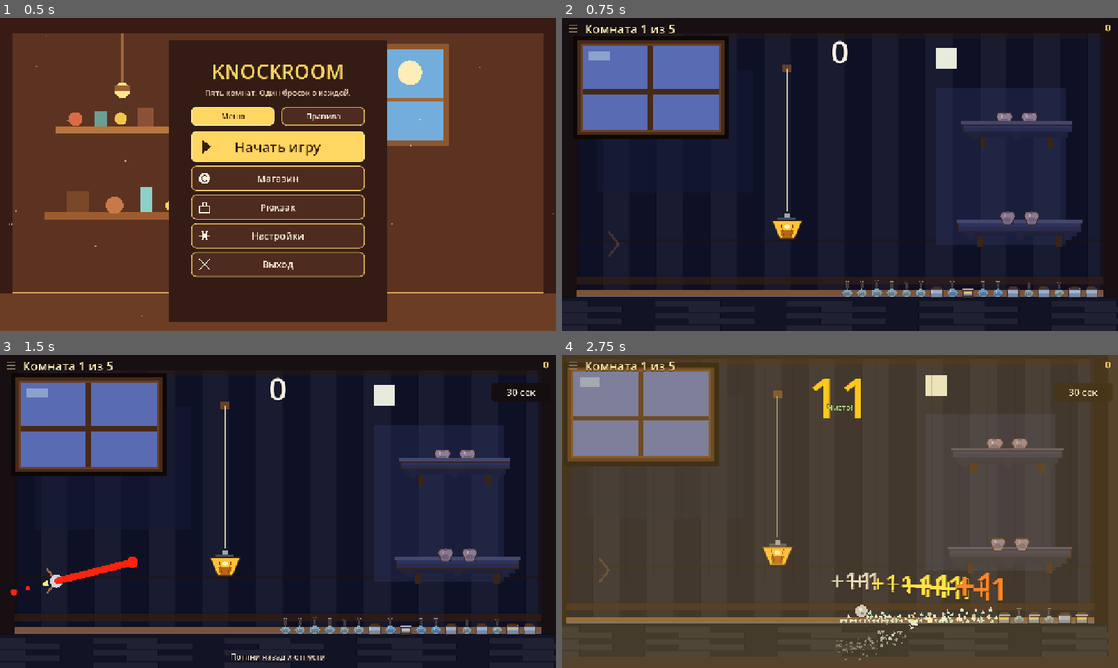
Above: before the commit, frames 1-4 (two rows, left to right).
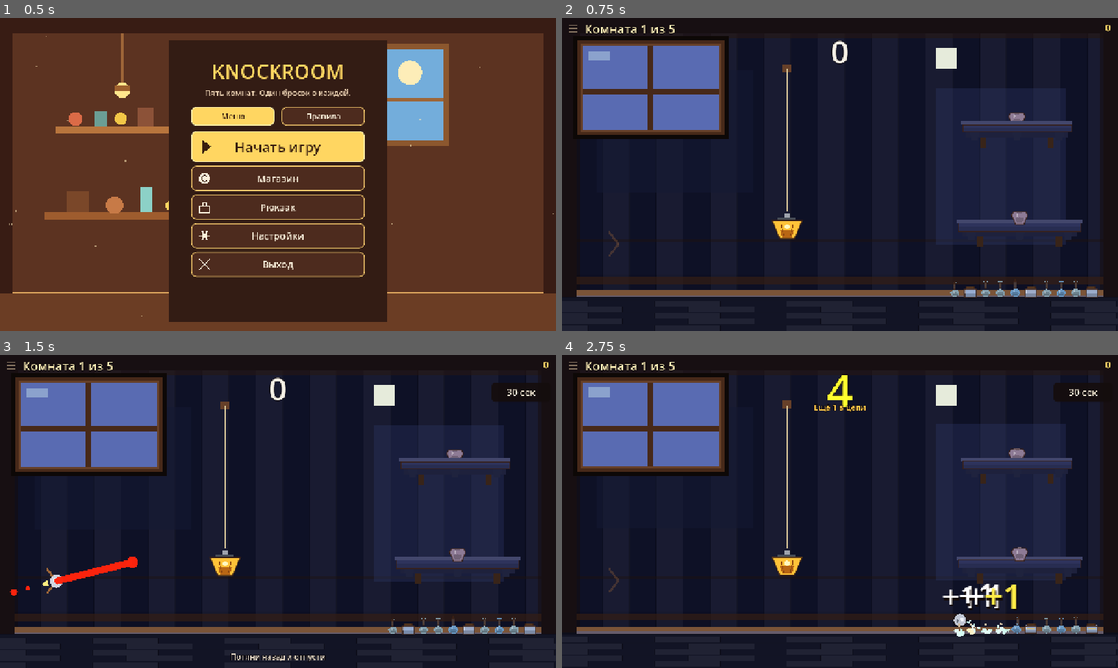
Above: after the commit, the same moments.

Repository: TAbrahamyan/knockroom
Game: Godot game, scene res://scenes/main.tscn
Two runs of this game, one before a commit and one after it. Both use one fixed random seed, a clock stepped at 60 frames per second and the inputs below.
Inputs (mouse positions are in pixels of both pictures, inside the frame that each line leads up to):
- Up to frame 1 (0.5 s): no input
- Up to frame 2 (0.75 s): click "Начать игру" at 0.5 s
- Up to frame 3 (1.5 s): tap Enter at 1.25 s; move the mouse to (400, 495) at 1.27 s; click (400, 495) at 1.42 s
- Up to frame 4 (2.75 s): drag from (728, 527) to (812, 574) at 2.02 s

Frame 1 is identical in both runs. In frame 2, 1.4% of the frame differs, in the area x 50-95%, y 30-90%; in frame 3, 1.4%; in frame 4, 100%, in the area x 0-100%, y 0-100%.

Commit message:
Cut shake, lock landscape, and lighten rooms
Shake is a tenth of the old kick. Phones stay in landscape. Rooms keep fewer loose props, shorter effects, and fewer idle redraws.

Diff:
--- a/project.godot
+++ b/project.godot
@@ -34,7 +34,7 @@
 window/size/viewport_height=720
 window/stretch/mode="canvas_items"
 window/stretch/aspect="expand"
-window/handheld/orientation=6
+window/handheld/orientation=4
 
 [editor_plugins]
 
--- a/scripts/main.gd
+++ b/scripts/main.gd
@@ -40,7 +40,7 @@
 var _shake := 0.0
 var _shake_time := 0.0
 var _shake_duration := 0.2
-var _shake_cap := 8.0
+var _shake_cap := 0.8
 var _shaking := false
 var _punch := 0.0
 var _shop
@@ -66,6 +66,7 @@
 var _rule_label: Label
 var _status_label: Label
 var _gap_label: Label
+var _gap_shown := ""
 var _timer_label: Label
 var _timer_pill: Panel
 var _timer_style: StyleBoxFlat
@@ -112,6 +113,7 @@
 var _equipped: Label
 var _money: Label
 var _excellent: ColorRect
+var _flash_tween: Tween
 var layout_name := ""
 
 @onready var thrower: Node2D = $Thrower
@@ -121,6 +123,8 @@
 
 func _ready() -> void:
 	Loadout.load_game()
+	if OS.has_feature("mobile") or OS.get_name() == "Web":
+		DisplayServer.screen_set_orientation(DisplayServer.SCREEN_SENSOR_LANDSCAPE)
 	_install_font()
 	$Camera2D.make_current()
 	thrower.stone_launched.connect(_on_stone_launched)
@@ -348,19 +352,20 @@
 func add_shake(amount: float, chain_count: int = 0) -> void:
 	if amount <= 0.15:
 		return
-	# Longer chains shake harder and a little longer. 10+ is the clip.
+	# A tenth of the old kick. The camera move is what costs a frame on the web build.
+	amount *= 0.1
 	if chain_count >= 10:
-		_shake_cap = 32.0
+		_shake_cap = 3.2
 		_shake_duration = 0.45
-		_shake = maxf(_shake, 22.0)
-		_punch = maxf(_punch, 6.0)
+		_shake = maxf(_shake, 2.2)
+		_punch = maxf(_punch, 0.6)
 	elif chain_count >= 6:
-		_shake_cap = 24.0
+		_shake_cap = 2.4
 		_shake_duration = 0.4
-		_shake = maxf(_shake, 16.0)
-		_punch = maxf(_punch, 4.0)
+		_shake = maxf(_shake, 1.6)
+		_punch = maxf(_punch, 0.4)
 	elif chain_count >= 4:
-		_shake_cap = maxf(_shake_cap, 16.0)
+		_shake_cap = maxf(_shake_cap, 1.6)
 		_shake_duration = maxf(_shake_duration, 0.32)
 	elif chain_count > 0:
 		_shake_duration = maxf(_shake_duration, SHAKE_TIME)
@@ -372,48 +377,55 @@
 func add_hit_shake(speed: float) -> void:
 	if speed < 540.0:
 		return
-	if _shake > 6.0 and _shake_time > 0.1:
+	if _shake > 0.6 and _shake_time > 0.1:
 		return
 	var amount := clampf((speed - 540.0) / 160.0, 1.5, 7.0)
 	if speed >= 900.0:
-		_shake_cap = maxf(_shake_cap, 18.0)
+		_shake_cap = maxf(_shake_cap, 1.8)
 		_shake_duration = maxf(_shake_duration, 0.28)
-		_punch = maxf(_punch, 12.0)
+		_punch = maxf(_punch, 1.2)
 	add_shake(amount, 0)
 
 
 func add_sweet_shake() -> void:
 	_sweet_hit = true
-	_shake_cap = maxf(_shake_cap, 15.0)
+	_shake_cap = maxf(_shake_cap, 1.5)
 	_shake_duration = maxf(_shake_duration, 0.34)
 	add_shake(9.5, 0)
 	_refresh_rules()
 
 
 func flash_excellent() -> void:
-	if _excellent == null:
-		return
-	_excellent.color = Color(1.0, 0.78, 0.28, 0.28)
-	var tween := create_tween()
-	tween.tween_property(_excellent, "color:a", 0.0, 0.22)
+	_pulse_flash(Color(1.0, 0.78, 0.28, 0.16), 0.16)
 
 
 func flash_master() -> void:
 	if chain != null and chain.has_method("celebrate_master"):
 		chain.celebrate_master()
+	_pulse_flash(Color(1.0, 0.92, 0.45, 0.16), 0.22)
+
+
+func flash_fail() -> void:
+	_pulse_flash(Color(0.72, 0.08, 0.06, 0.28), 0.2)
+
+
+func _pulse_flash(color: Color, time: float) -> void:
 	if _excellent == null:
 		return
-	_excellent.color = Color(1.0, 0.92, 0.45, 0.28)
-	var tween := create_tween()
-	tween.tween_property(_excellent, "color:a", 0.0, 0.35)
-
-
-func flash_fail() -> void:
+	if _flash_tween != null and _flash_tween.is_valid():
+		_flash_tween.kill()
+	_excellent.visible = true
+	_excellent.color = color
+	_flash_tween = create_tween()
+	_flash_tween.tween_property(_excellent, "color:a", 0.0, time)
+	_flash_tween.finished.connect(_hide_flash)
+
+
+func _hide_flash() -> void:
 	if _excellent == null:
 		return
-	_excellent.color = Color(0.72, 0.08, 0.06, 0.55)
-	var tween := create_tween()
-	tween.tween_property(_excellent, "color:a", 0.0, 0.32)
+	_excellent.visible = false
+	_excellent.color.a = 0.0
 
 
 func _build_flash() -> void:
@@ -425,6 +437,7 @@
 	rect.set_anchors_preset(Control.PRESET_FULL_RECT)
 	rect.mouse_filter = Control.MOUSE_FILTER_IGNORE
 	rect.color = Color(1.0, 0.72, 0.22, 0.0)
+	rect.visible = false
 	layer.add_child(rect)
 	_excellent = rect
 
@@ -537,22 +550,27 @@
 func _update_shake(delta: float) -> void:
 	if _shake_time <= 0.0:
 		if _shaking:
-			camera.offset = Vector2.ZERO
+			if camera.offset != Vector2.ZERO:
+				camera.offset = Vector2.ZERO
 			_shake = 0.0
-			_shake_cap = 8.0
+			_shake_cap = 0.8
 			_shake_duration = SHAKE_TIME
 			_shaking = false
 		return
 	_shake_time = maxf(0.0, _shake_time - delta)
-	_punch = move_toward(_punch, 0.0, delta * 70.0)
+	_punch = move_toward(_punch, 0.0, delta * 40.0)
 	var mag := _shake * clampf(_shake_time / _shake_duration, 0.0, 1.0)
-	var ang := _pulse * 46.0
-	# Punch adds to the kick. A sideways vector was cancelling it.
-	camera.offset = Vector2.from_angle(ang) * (mag + _punch)
+	var kick := mag + _punch
+	var next := Vector2.ZERO
+	if kick >= 0.35:
+		next = (Vector2.from_angle(_pulse * 28.0) * kick).round()
+	if camera.offset != next:
+		camera.offset = next
 	if _shake_time == 0.0:
-		camera.offset = Vector2.ZERO
+		if camera.offset != Vector2.ZERO:
+			camera.offset = Vector2.ZERO
 		_shake = 0.0
-		_shake_cap = 8.0
+		_shake_cap = 0.8
 		_shake_duration = SHAKE_TIME
 		_punch = 0.0
 		_shaking = false
@@ -984,23 +1002,30 @@
 		return
 	var live := Loadout.run_active and phase == Phase.WATCHING and not _shop_open
 	if not live:
-		_gap_label.visible = false
+		if _gap_label.visible:
+			_gap_label.visible = false
+			_gap_shown = ""
 		return
 	var count: int = chain.count
 	var need := Loadout.chain_need()
 	if phase == Phase.SETTLED and _shown_need > 0:
 		need = _shown_need
 	var short := need - count
+	var next := ""
+	var tint := Color(1.0, 0.78, 0.28)
 	if count > 0 and (short == 1 or short == 2):
-		_gap_label.visible = true
-		_gap_label.text = Locale.format("rule.close", [short])
-		_gap_label.add_theme_color_override("font_color", Color(1.0, 0.78, 0.28))
+		next = Locale.format("rule.close", [short])
 	elif count >= need and count > 0:
-		_gap_label.visible = true
-		_gap_label.text = Locale.text("rule.clear")
-		_gap_label.add_theme_color_override("font_color", Color(0.55, 0.95, 0.62))
-	else:
-		_gap_label.visible = false
+		next = Locale.text("rule.clear")
+		tint = Color(0.55, 0.95, 0.62)
+	if next == _gap_shown:
+		return
+	_gap_shown = next
+	_gap_label.visible = next != ""
+	if next == "":
+		return
+	_gap_label.text = next
+	_gap_label.add_theme_color_override("font_color", tint)
 
 
 func _refresh_rules() -> void:
@@ -2300,7 +2325,7 @@
 
 func _fill_loose(loose: Array) -> Array:
 	# Shelves and the lamp are the room. Only barrels, cages, crates, and bottles count.
-	var target := randi_range(18, 23)
+	var target := randi_range(11, 14)
 	var made := 0
 	while loose.size() < target:
 		var body := _make_extra(made)
--- a/scripts/main_menu.gd
+++ b/scripts/main_menu.gd
@@ -407,6 +407,7 @@
 
 class DustMotes extends Control:
 	var _dust: Array = []
+	var _frame := 0
 
 	func _process(delta: float) -> void:
 		if not is_visible_in_tree() or size.x < 10.0 or size.y < 10.0:
@@ -429,7 +430,9 @@
 				p.x = clampf(p.x, 0.0, size.x)
 			mote["p"] = p
 			mote["v"] = v
-		queue_redraw()
+		_frame += 1
+		if _frame % 3 == 0:
+			queue_redraw()
 
 	func _draw() -> void:
 		for mote in _dust:
--- a/scripts/projectile.gd
+++ b/scripts/projectile.gd
@@ -493,11 +493,11 @@
 	if _flash > 0.0 and _flash_r > 0.0:
 		var t := clampf(_flash / 0.32, 0.0, 1.0)
 		var ring := Color(_tint.r, _tint.g, _tint.b, 0.38 * t)
-		draw_arc(Vector2.ZERO, lerpf(_radius + 8.0, _flash_r, 1.0 - t), 0.0, TAU, 40, ring, lerpf(2.0, 8.0, t))
+		draw_arc(Vector2.ZERO, lerpf(_radius + 8.0, _flash_r, 1.0 - t), 0.0, TAU, 16, ring, lerpf(2.0, 8.0, t))
 	if _magnet_left > 0.0:
 		var fade := clampf(_magnet_left / maxf(_magnet_duration, 0.01), 0.0, 1.0)
 		var pull := Color(_tint.r, _tint.g, _tint.b, 0.28 * fade)
-		draw_arc(Vector2.ZERO, _magnet_radius, 0.0, TAU, 48, pull, 2.0)
+		draw_arc(Vector2.ZERO, _magnet_radius, 0.0, TAU, 16, pull, 2.0)
 
 
 ## One half of a split stone. Not a prop, so it never joins the loose count.
@@ -569,4 +569,4 @@
 
 	func _draw() -> void:
 		var fade := clampf(1.0 - _age / 0.28, 0.0, 1.0)
-		draw_arc(Vector2.ZERO, lerpf(12.0, 34.0, 1.0 - fade), 0.0, TAU, 24, Color(0.95, 0.55, 0.72, 0.5 * fade), 3.0)
+		draw_arc(Vector2.ZERO, lerpf(12.0, 34.0, 1.0 - fade), 0.0, TAU, 10, Color(0.95, 0.55, 0.72, 0.5 * fade), 3.0)
--- a/scripts/prop.gd
+++ b/scripts/prop.gd
@@ -327,7 +327,7 @@
 	if not _dusted and not freeze and body.is_in_group("world") and linear_velocity.y > 130.0:
 		_dusted = true
 		var hard := linear_velocity.y > 260.0
-		var bits := 12 if hard else 8
+		var bits := 4 if hard else 2
 		var power := 42.0 if hard else 28.0
 		call_deferred("_burst", Color(0.62, 0.5, 0.36), bits, power, hard, -60.0)
 		if hard:
@@ -600,8 +600,8 @@
 	collision_mask = 0
 	visible = false
 	freeze = true
-	_burst(chip, 10, 160.0, true, 130.0)
-	_burst(Color(0.62, 0.5, 0.36), 4, 80.0, false, -120.0)
+	_burst(chip, 4, 160.0, true, 130.0)
+	_burst(Color(0.62, 0.5, 0.36), 2, 80.0, false, -120.0)
 	var round := get_tree().get_first_node_in_group("round")
 	if round and round.has_method("add_shake"):
 		round.add_shake(3.8, 0)
@@ -695,17 +695,17 @@
 func _play_hit() -> void:
 	var speed := linear_velocity.length()
 	if kind == Kind.SHELF:
-		_burst(Color(1.0, 0.7, 0.25), 14, 140.0, true)
-		_burst(Color(0.72, 0.58, 0.36), 6, 50.0, false, -40.0)
+		_burst(Color(1.0, 0.7, 0.25), 5, 140.0, true)
+		_burst(Color(0.72, 0.58, 0.36), 2, 50.0, false, -40.0)
 	elif kind == Kind.LAMP:
-		_burst(Color(1.0, 0.95, 0.55), 12, 120.0, true)
+		_burst(Color(1.0, 0.95, 0.55), 4, 120.0, true)
 	elif kind == Kind.BARREL and (speed > 120.0 or shatters):
 		var chip := Color(0.88, 0.96, 0.94) if shatters else dye
-		_burst(chip, 12, 120.0, shatters)
+		_burst(chip, 4, 120.0, shatters)
 	elif kind == Kind.CAGE and speed > 120.0:
-		_burst(dye, 12, 110.0, true)
+		_burst(dye, 4, 110.0, true)
 	elif speed > 90.0:
-		var bits := 10 if speed > 240.0 else 6
+		var bits := 4 if speed > 240.0 else 2
 		var power := 90.0 if speed > 240.0 else 60.0
 		_burst(Color(0.9, 0.8, 0.62), bits, power)
 
@@ -730,8 +730,8 @@
 	if parent == null:
 		return
 	var glass := Color(0.82, 0.98, 0.94) if look == 1 else Color(1.0, 0.94, 0.72)
-	_burst(glass, 8, 220.0, true, 140.0)
-	_burst(Color(0.78, 0.7, 0.58), 3, 80.0, false, -140.0)
+	_burst(glass, 3, 220.0, true, 140.0)
+	_burst(Color(0.78, 0.7, 0.58), 1, 80.0, false, -140.0)
 	var round := get_tree().get_first_node_in_group("round")
 	if round and round.has_method("add_shake"):
 		round.add_shake(4.2, 0)
@@ -742,9 +742,9 @@
 	visible = false
 	freeze = true
 	_settle()
-	for i in 5:
+	for i in 3:
 		var bit := GlassBit.new()
-		var dir := Vector2.from_angle(float(i) / 5.0 * TAU + randf_range(-0.25, 0.25))
+		var dir := Vector2.from_angle(float(i) / 3.0 * TAU + randf_range(-0.25, 0.25))
 		parent.add_child(bit)
 		bit.global_position = origin + dir * 18.0
 		bit.linear_velocity = carry * 0.12 + dir * randf_range(70.0, 140.0) + Vector2(0, randf_range(90.0, 180.0))
@@ -1118,12 +1118,13 @@
 
 	func setup(color: Color, count: int, power: float, shards: bool = false, down: float = 90.0) -> void:
 		if shards:
-			_life = 0.7
+			_life = 0.4
 		elif down < 0.0:
-			_life = 0.55
+			_life = 0.32
 		else:
-			_life = 0.42
-		for _i in count:
+			_life = 0.26
+		var n := mini(count, 5)
+		for _i in n:
 			var dir := Vector2.from_angle(randf() * TAU)
 			var vel := dir * randf_range(power * 0.1, power * 0.28)
 			vel.y += down * randf_range(0.28, 0.55)
@@ -1161,17 +1162,7 @@
 		for bit in _bits:
 			var color: Color = bit["c"]
 			color.a = fade
-			var pos: Vector2 = bit["p"]
-			var rad: float = bit["r"]
-			if bit["s"] == true:
-				var ang: float = bit["a"]
-				var tip := Vector2(cos(ang), sin(ang)) * rad
-				var side := Vector2(-tip.y, tip.x) * 0.45
-				draw_colored_polygon(PackedVector2Array([
-					pos + tip, pos - tip * 0.45 + side, pos - tip * 0.45 - side,
-				]), color)
-			else:
-				draw_circle(pos, rad, color)
+			draw_circle(bit["p"], bit["r"], color)
 
 
 ## Glass from the bottle. Counts as already in the chain so it can knock
--- a/scripts/thrower.gd
+++ b/scripts/thrower.gd
@@ -20,11 +20,20 @@
 var can_aim := false
 var aiming := false
 var flying := false
+var _glow_at := 0
 
 
 func _process(_delta: float) -> void:
-	if can_aim or aiming:
+	if aiming:
 		queue_redraw()
+		return
+	if not can_aim:
+		return
+	var now := Time.get_ticks_msec()
+	if now - _glow_at < 80:
+		return
+	_glow_at = now
+	queue_redraw()
 
 
 func _unhandled_input(event: InputEvent) -> void:
